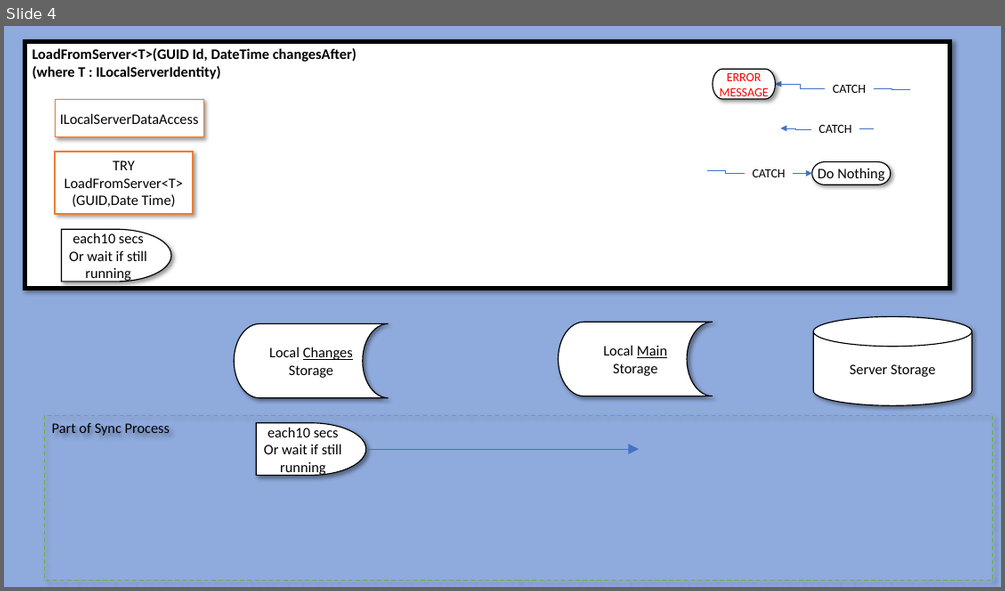
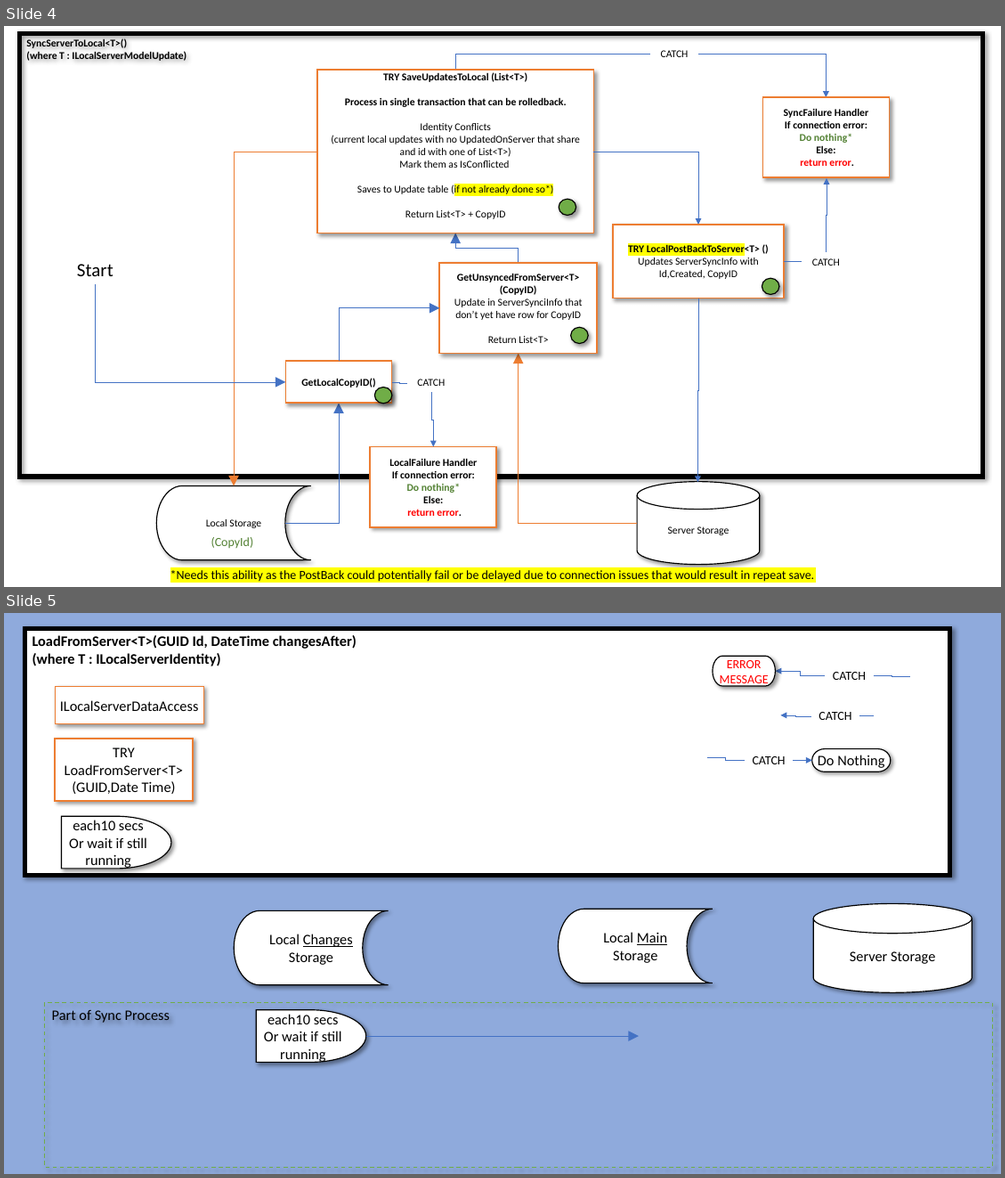
Before and after one commit to marklelapin/TheWhaddonShowClassLibrary, a slide deck: Planning Documents/Process Diagrams.pptx. Shown one above the other, each under a label of ours: slide 4 before the commit, slides 4 and 5 after it. The pictures are 1005x591 and 1005x1178 pixels, drawn with LibreOffice and Linux fonts; fonts in the diff are those of the drawing. Boxes give left, top, right and bottom in pixels: in the first picture for what was removed or moved away, otherwise in the second. Text is boxed around its words. In the diff, an @@ line names an element or a change of style, - is before the commit and + after.

Commit message:
Remove WhaddonShowDB to use generic LocalSeverMethodsDB. Fully Tested for PartUpdate,PersonUpdate and SciptItemUpdate

```diff
--- a/Planning Documents/Process Diagrams.pptx
+++ b/Planning Documents/Process Diagrams.pptx
@@ slide 4 added at (4,26,1001,587), background #FFFFFF @@
@@ rectangle added at (19,33,983,477), outline #000000 4.5 pt, 10 pt, text #000000, bold @@
+SyncServerToLocal<T>()
+(where T : ILocalServerModelUpdate)
@@ text added at (661,50,688,57), 10 pt, text #000000 @@
+CATCH
@@ rectangle added at (317,70,594,233), fill #FFFFFF, outline #ED7D31 1.5 pt, 10 pt, text #000000 @@
+TRY SaveUpdatesToLocal (List<T>)
+Process in single transaction that can be rolledback.
+Identity Conflicts
+(current local updates with no UpdatedOnServer that share and id with one of List<T>)
+Mark them as IsConflicted
+Saves to Update table (if not already done so*)
+Return List<T> + CopyID
@@ elbow line added from (455, 70) to (650, 54), #4472C4 0.5 pt @@
@@ elbow arrow added from (699, 54) to (825, 97), #4472C4 0.5 pt @@
@@ rectangle added at (763,97,890,177), fill #FFFFFF, outline #ED7D31 1.5 pt, 10 pt, text #000000, bold @@
+SyncFailure Handler
+If connection error:
+Do nothing*
+Else:
+return error.
@@ elbow arrow added from (317, 151) to (234, 486), #ED7D31 0.5 pt @@
@@ elbow arrow added from (594, 151) to (699, 224), #4472C4 0.5 pt @@
@@ elbow arrow added from (825, 252) to (826, 178), #4472C4 0.5 pt @@
@@ ellipse added at (558,199,576,216), fill #70AD47, outline #000000 1 pt @@
@@ elbow arrow added from (518, 263) to (455, 233), #4472C4 0.5 pt @@
@@ rectangle added at (613,224,784,297), fill #FFFFFF, outline #ED7D31 1.5 pt, 10 pt, text #000000 @@
+TRY LocalPostBackToServer<T> ()
+Updates ServerSyncInfo with Id,Created, CopyID
@@ text added at (77,264,113,276), 18 pt, text #000000 @@
+Start
@@ rectangle added at (440,263,597,353), fill #FFFFFF, outline #ED7D31 1.5 pt, 10 pt, text #000000 @@
+GetUnsyncedFromServer<T> (CopyID)
+Update in ServerSynciInfo that don’t yet have row for CopyID
+Return List<T>
@@ elbow line added from (784, 261) to (802, 262), #4472C4 0.5 pt @@
@@ text added at (812,258,840,265), 10 pt, text #000000 @@
+CATCH
@@ elbow arrow added from (96, 284) to (286, 382), #4472C4 0.5 pt @@
@@ ellipse added at (762,278,779,295), fill #70AD47, outline #000000 1 pt @@
@@ elbow arrow added from (339, 361) to (440, 308), #4472C4 0.5 pt @@
@@ elbow arrow added from (699, 298) to (698, 483), #4472C4 0.5 pt @@
@@ ellipse added at (571,328,588,344), fill #70AD47, outline #000000 1 pt @@
@@ rectangle added at (286,361,392,402), fill #FFFFFF, outline #ED7D31 1.5 pt, 10 pt, text #000000, bold @@
+GetLocalCopyID()
@@ elbow arrow added from (638, 523) to (518, 354), #ED7D31 0.5 pt @@
@@ ellipse added at (375,387,392,403), fill #70AD47, outline #000000 1 pt @@
@@ elbow line added from (391, 382) to (407, 383), #4472C4 0.5 pt @@
@@ text added at (417,378,445,386), 10 pt, text #000000 @@
+CATCH
@@ elbow arrow added from (431, 393) to (433, 447), #4472C4 0.5 pt @@
@@ elbow arrow added from (285, 523) to (339, 402), #4472C4 0.5 pt @@
@@ rectangle added at (371,447,497,527), fill #FFFFFF, outline #ED7D31 1.5 pt, 10 pt, text #000000, bold @@
+LocalFailure Handler
+If connection error:
+Do nothing*
+Else:
+return error.
@@ flow chart online storage added at (156,486,310,560), fill #FFFFFF, outline #000000 1 pt, 10 pt, text #000000 @@
+Local Storage
@@ cylinder added at (638,482,760,564), fill #FFFFFF, outline #000000 1 pt, 10 pt, text #000000 @@
+Server Storage
@@ text added at (211,537,254,548), 12 pt, text #548235 @@
+(CopyId)
@@ text added at (170,570,815,581), 12 pt, text #000000 @@
+*Needs this ability as the PostBack could potentially fail or be delayed due to connection issues that would result in repeat save.
@@ what was slide 4 is now slide 5 @@
```
Also in this commit, not shown: 1 slide changed, 2 other slides added, 2 slides removed, 54 other files.
